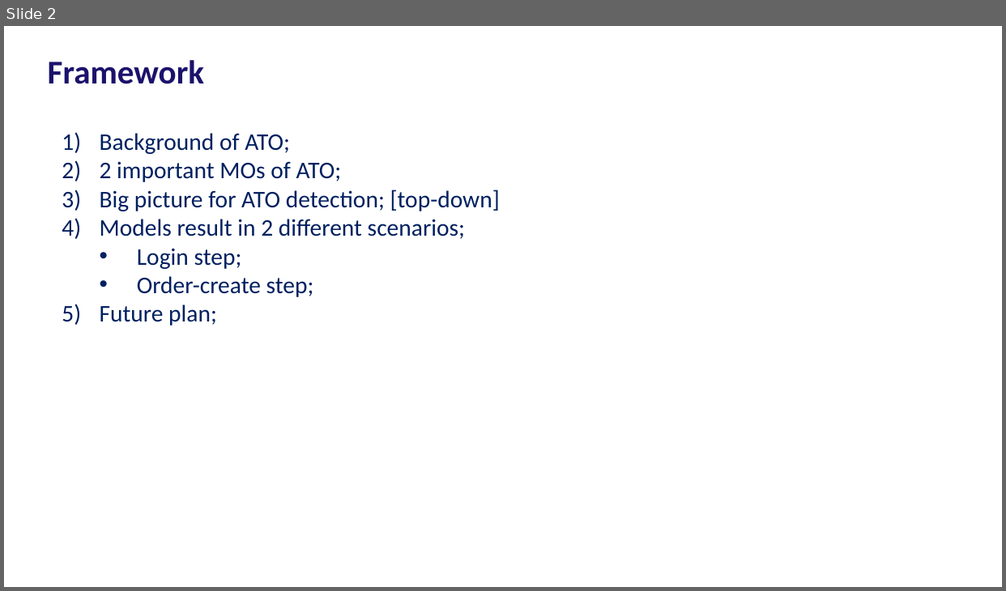
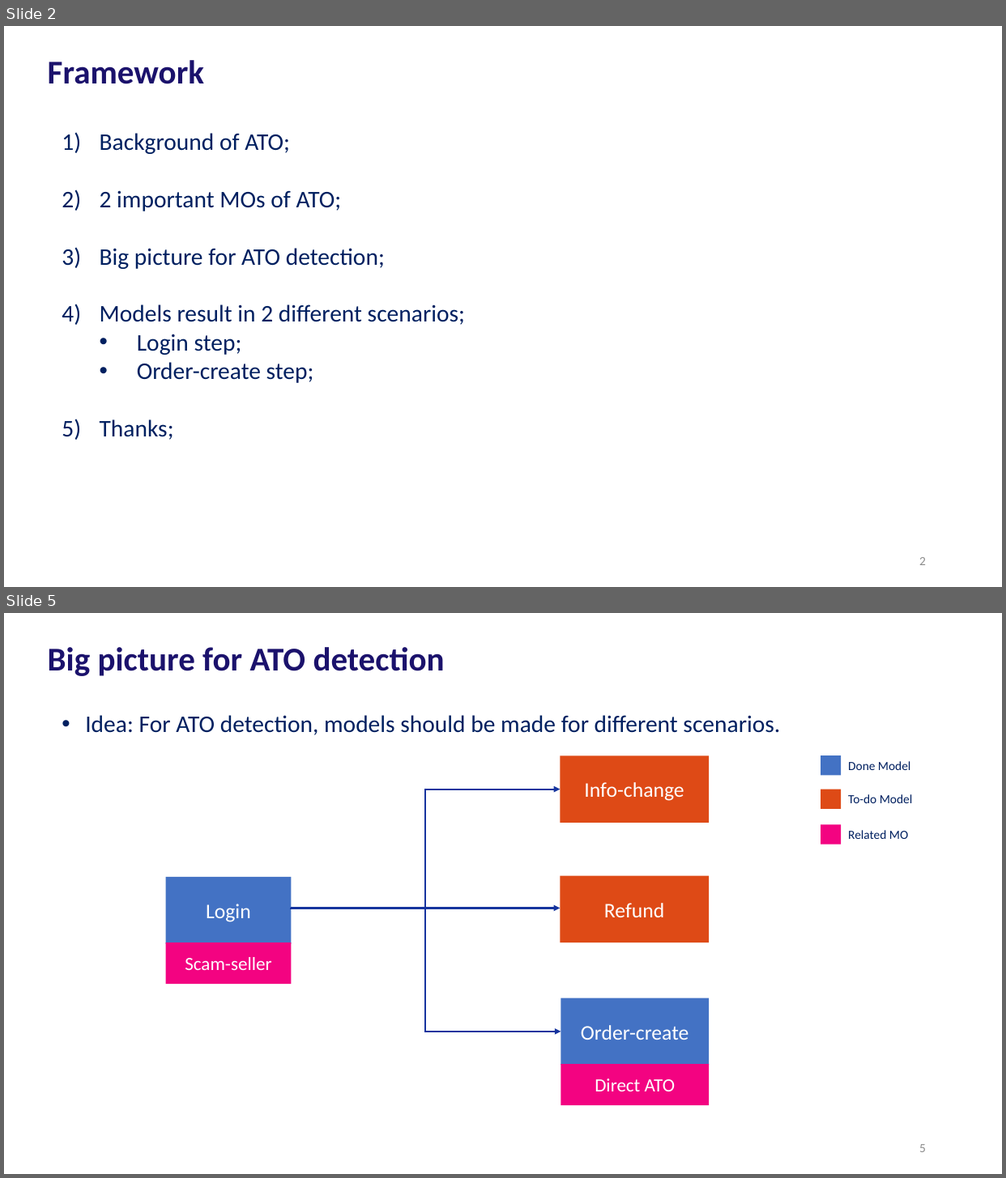
Before and after one commit to JoeWang-0519/JoeWang-0519, a slide deck: Account Takeover/slide/presentation.pptx. Shown one above the other, each under a label of ours: slide 2 before the commit, slides 2 and 5 after it; the slides between them are not shown. The pictures are 1006x591 and 1006x1178 pixels, drawn with LibreOffice and Linux fonts; fonts in the diff are those of the drawing. Boxes give left, top, right and bottom in pixels: in the first picture for what was removed or moved away, otherwise in the second. Text is boxed around its words. In the diff, an @@ line names an element or a change of style, - is before the commit and + after.

```diff
--- a/Account Takeover/slide/presentation.pptx
+++ b/Account Takeover/slide/presentation.pptx
@@ slide 5 added at (4,613,1002,1174), background #FFFFFF @@
@@ title added at (48,647,445,676), 32 pt, text #1B126C, bold @@
+Big picture for ATO detection
@@ text added at (85,715,780,735), 23 pt, text #002060 @@
+• Idea: For ATO detection, models should be made for different scenarios.
@@ rectangle added at (560,756,710,823), fill #DE4A16, 20 pt, text #FFFFFF @@
+Info-change
@@ rectangle added at (820,756,841,776), fill #4372C4 @@
@@ text added at (848,761,911,770), 12 pt, text #002060 @@
+Done Model
@@ elbow arrow added from (291, 909) to (560, 790), #16349E 1.75 pt @@
@@ rectangle added at (820,790,841,809), fill #DE4A16 @@
@@ text added at (848,794,913,803), 12 pt, text #002060 @@
+To-do Model
@@ rectangle added at (820,825,841,845), fill #F30381 @@
@@ text added at (848,830,908,839), 12 pt, text #002060 @@
+Related MO
@@ rectangle added at (166,877,291,944), fill #4372C4, 20 pt, text #FFFFFF @@
+Login
@@ rectangle added at (560,875,710,943), fill #DE4A16, 20 pt, text #FFFFFF @@
+Refund
@@ elbow arrow added from (290, 909) to (561, 1032), #16349E 1.75 pt @@
@@ arrow added from (291, 908) to (560, 908), #16349E 1.75 pt @@
@@ rectangle added at (166,943,291,984), fill #F30381, 18 pt, text #FFFFFF @@
+Scam-seller
@@ rectangle added at (561,999,710,1065), fill #4372C4, 20 pt, text #FFFFFF @@
+Order-create
@@ rectangle added at (561,1064,710,1105), fill #F30381, 18 pt, text #FFFFFF @@
+Direct ATO
@@ page number added at (919,1144,926,1152), 12 pt, text #8C8C8C @@
+5
@@ slide 2 changed as well @@
@@ text at (100,248,385,269): text changed @@
-3) Big picture for ATO detection; [top-down]
+3) Big picture for ATO detection;
@@ text at (100,420,174,440): text changed @@
-5) Future plan;
+5) Thanks;
@@ page number added at (919,557,926,565), 12 pt, text #8C8C8C @@
+2
```
Also in this commit, not shown: 2 other slides changed, 6 other slides added, 1 slide removed, 13 other files.
